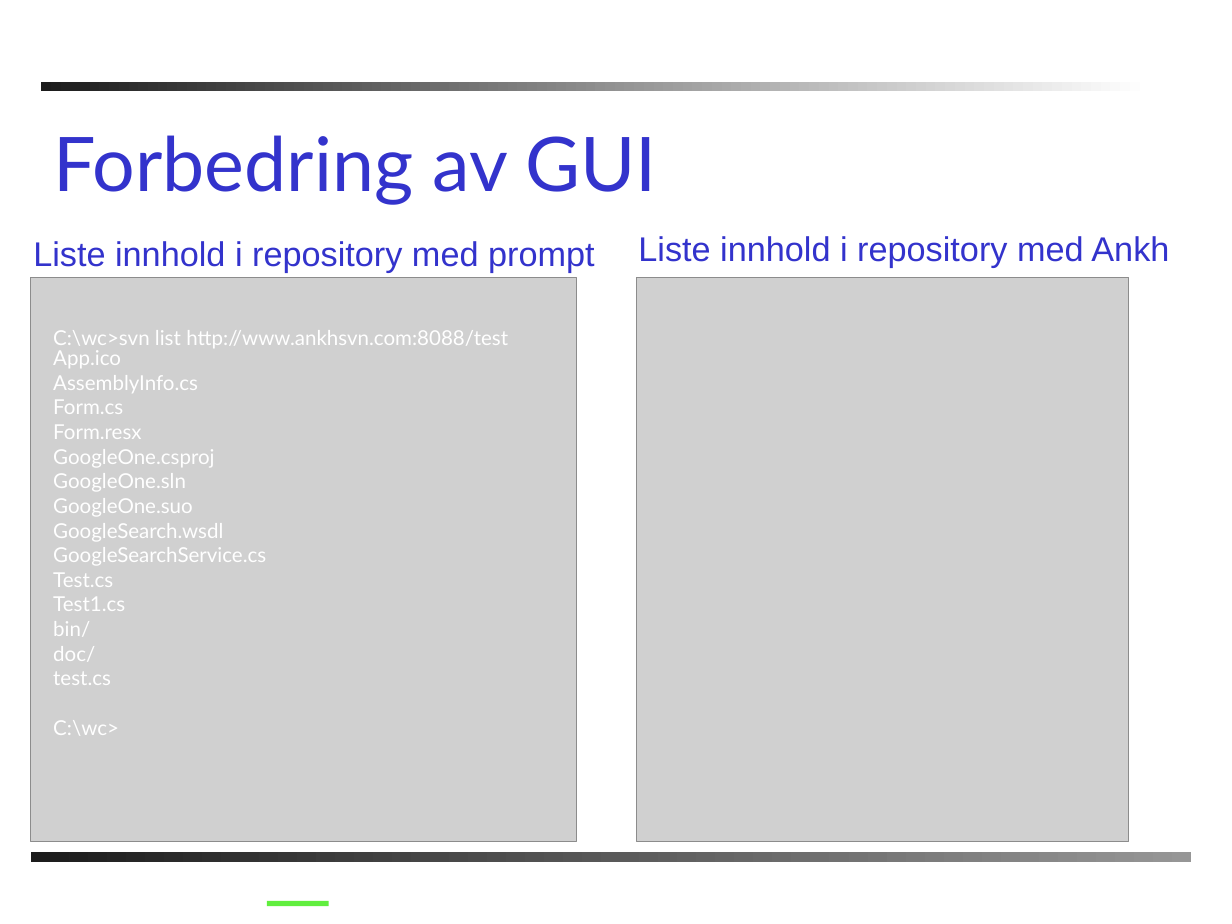
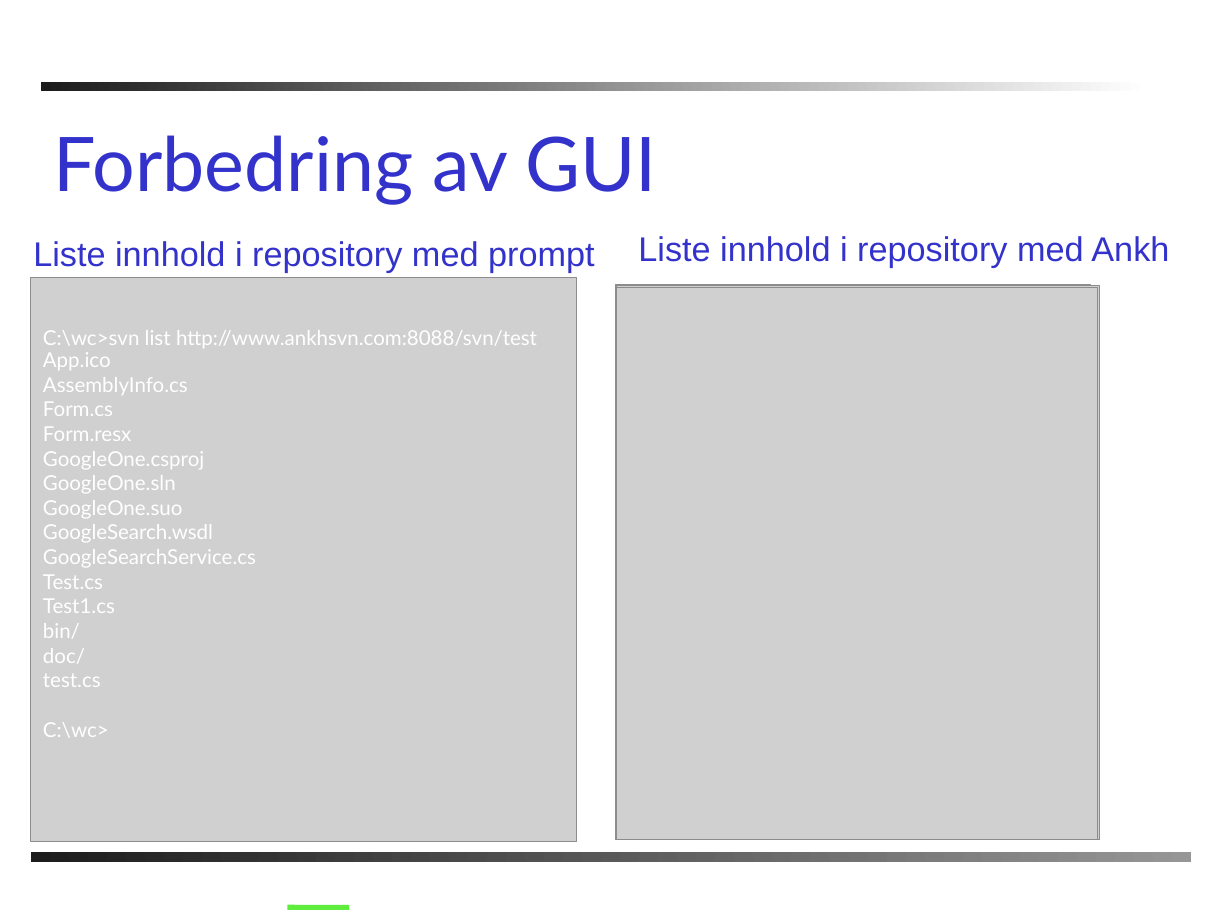
Before and after one commit to chucker/AnkhSVN, a slide deck: slide 8 of doc/powerpoint/Subversion_addin_for_VS.NET.ppt (slide 11 before the commit). Drawn at 1232x924 pixels with LibreOffice and Linux fonts; fonts in the diff are those of the drawing; grey boxes stand for pictures; background and template pictures are left out. Boxes give left, top, right and bottom in pixels: in the first picture for what was removed or moved away, otherwise in the second. Text is boxed around its words. In the diff, an @@ line names an element or a change of style, - is before the commit and + after.

```diff
--- a/doc/powerpoint/Subversion_addin_for_VS.NET.ppt
+++ b/doc/powerpoint/Subversion_addin_for_VS.NET.ppt
@@ picture: place and size @@
-picture at [637, 277, 1129, 841]
+picture at [616, 286, 1099, 840]
@@ picture added at [616, 287, 1061, 798] @@
@@ picture added at [616, 287, 1072, 811] @@
@@ picture added at [616, 287, 1071, 808] @@
@@ picture added at [616, 287, 1088, 829] @@
@@ picture added at [616, 285, 1090, 829] @@
@@ picture added at [616, 287, 1098, 839] @@
@@ text "App.ico": place and size @@
-text "App.ico" at [53, 351, 266, 735]
+text "App.ico" at [43, 353, 256, 737]
@@ text at [43, 330, 537, 348]: text changed @@
-C:\wc>svn list http://www.ankhsvn.com:8088/test
+C:\wc>svn list http://www.ankhsvn.com:8088/svn/test
@@ line moved from (267, 903) - (329, 903) to (287, 907) - (349, 907) @@
```
Also in this commit, not shown: 14 other slides changed, 2 slides added, 8 slides removed.
